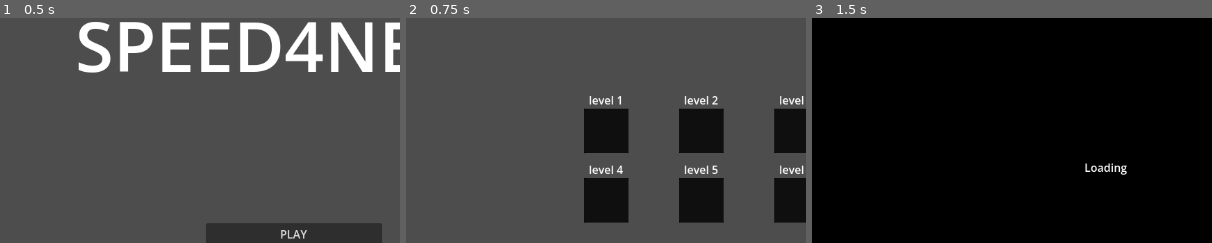
Above: before the commit, frames 1-3 (left to right).
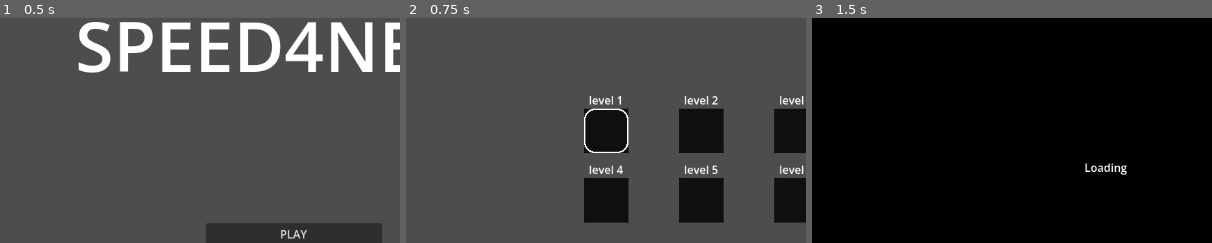
Above: after the commit, the same moments.

Repository: Lilianbazantay/Speed4Need
Game: Godot game, scene res://scenes/MainMenu/MainMenu.tscn
The game is run twice, just before and just after one commit, with the same random seed, the same clock (stepped at 60 frames per second) and the same inputs. The engine's default icon, where the game draws it, is replaced by a stand-in: a white triangle on a blue panel in a dark square.
Inputs (mouse positions are % of the whole screen's width and height, from its top left):
- Up to frame 1 (0.5 s): no input
- Up to frame 2 (0.75 s): click "PLAY" at 0.5 s
- Up to frame 3 (1.5 s): click (38, 42) at 1.27 s
The pictures show only the part of the screen within x 13-63%, y 17-67%; the shares and areas given below are measured in that part.

Frame 1 is identical in both runs. In frame 2, 0.4% of the frame differs, in the area x 44-56%, y 40-60%; in frame 3, nothing differs.

Commit message:
refactor(level_select): level selection logic

Diff:
--- a/scenes/level_select/level_icon.gd
+++ b/scenes/level_select/level_icon.gd
@@ -4,10 +4,6 @@
 
 @export var level_index: int = 0
 @export_file("*.tscn") var scene_path: String
-@export var next_up: LevelIcon
-@export var next_down: LevelIcon
-@export var next_left: LevelIcon
-@export var next_right: LevelIcon
 
 # Called when the node enters the scene tree for the first time.
 func _ready() -> void:
--- a/scenes/level_select/level_select.gd
+++ b/scenes/level_select/level_select.gd
@@ -7,18 +7,27 @@
 	$PlayerIcon.global_position = current_level.global_position
 
 func _input(event: InputEvent) -> void:
-	if event.is_action_pressed("ui_up") and current_level.next_up:
-		current_level = current_level.next_up
-		$PlayerIcon.global_position = current_level.global_position
-	if event.is_action_pressed("ui_down") and current_level.next_down:
-		current_level = current_level.next_down
-		$PlayerIcon.global_position = current_level.global_position
-	if event.is_action_pressed("ui_left") and current_level.next_left:
-		current_level = current_level.next_left
-		$PlayerIcon.global_position = current_level.global_position
-	if event.is_action_pressed("ui_right") and current_level.next_right:
-		current_level = current_level.next_right
-		$PlayerIcon.global_position = current_level.global_position
+	var idx = current_level.get_index()
+	if event.is_action_pressed("ui_up"):
+		# if not on upper line
+		if not (idx < $GridContainer.columns):
+			current_level = $GridContainer.get_child(idx - $GridContainer.columns)
+			$PlayerIcon.global_position = current_level.global_position
+	if event.is_action_pressed("ui_down"):
+		# if not on bottom line
+		if not ($GridContainer.get_child_count() - $GridContainer.columns <= idx):
+			current_level = $GridContainer.get_child(idx + $GridContainer.columns)
+			$PlayerIcon.global_position = current_level.global_position
+	if event.is_action_pressed("ui_left"):
+		# do not exit container
+		if 0 < idx:
+			current_level = $GridContainer.get_child(idx - 1)
+			$PlayerIcon.global_position = current_level.global_position
+	if event.is_action_pressed("ui_right"):
+		# do not exit container
+		if idx < $GridContainer.get_child_count() - 1:
+			current_level = $GridContainer.get_child(idx + 1)
+			$PlayerIcon.global_position = current_level.global_position
 
 	if event.is_action_pressed("ui_accept"):
 		if not current_level.scene_path:
--- a/scenes/level_select/level_select.tscn
+++ b/scenes/level_select/level_select.tscn
@@ -3,6 +3,7 @@
 [ext_resource type="Script" uid="uid://xo1l24u3xdfe" path="res://scenes/level_select/level_select.gd" id="1_jsq2b"]
 [ext_resource type="PackedScene" uid="uid://qv7dqu8taiae" path="res://scenes/level_select/level_icon.tscn" id="2_06eje"]
 [ext_resource type="PackedScene" uid="uid://noj40gcmeb0g" path="res://scenes/level_select/player_icon.tscn" id="3_yhcoq"]
+[ext_resource type="Texture2D" uid="uid://c3hnbrf5kd75m" path="res://Assets/selection_square.png" id="4_3c84o"]
 
 [node name="LevelSelect" type="Control" unique_id=548847070]
 layout_mode = 3
@@ -12,9 +13,6 @@
 grow_horizontal = 2
 grow_vertical = 2
 script = ExtResource("1_jsq2b")
-
-[node name="PlayerIcon" parent="." unique_id=735070891 instance=ExtResource("3_yhcoq")]
-layout_mode = 1
 
 [node name="GridContainer" type="GridContainer" parent="." unique_id=108116020]
 layout_mode = 1
@@ -33,48 +31,38 @@
 theme_override_constants/v_separation = 100
 columns = 3
 
-[node name="LevelIcon" parent="GridContainer" unique_id=1552134196 node_paths=PackedStringArray("next_down", "next_right") instance=ExtResource("2_06eje")]
+[node name="LevelIcon" parent="GridContainer" unique_id=1552134196 instance=ExtResource("2_06eje")]
 layout_mode = 2
 size_flags_horizontal = 2
 level_index = 1
 scene_path = "uid://cvbco5oubjo8"
-next_down = NodePath("../LevelIcon4")
-next_right = NodePath("../LevelIcon2")
 
-[node name="LevelIcon2" parent="GridContainer" unique_id=205646348 node_paths=PackedStringArray("next_down", "next_left", "next_right") instance=ExtResource("2_06eje")]
+[node name="LevelIcon2" parent="GridContainer" unique_id=205646348 instance=ExtResource("2_06eje")]
 layout_mode = 2
 size_flags_horizontal = 2
 level_index = 2
 scene_path = "uid://b6od7uc6xc6vb"
-next_down = NodePath("../LevelIcon5")
-next_left = NodePath("../LevelIcon")
-next_right = NodePath("../LevelIcon3")
 
-[node name="LevelIcon3" parent="GridContainer" unique_id=1405662643 node_paths=PackedStringArray("next_down", "next_left") instance=ExtResource("2_06eje")]
+[node name="LevelIcon3" parent="GridContainer" unique_id=1405662643 instance=ExtResource("2_06eje")]
 layout_mode = 2
 size_flags_horizontal = 2
 level_index = 3
-next_down = NodePath("../LevelIcon6")
-next_left = NodePath("../LevelIcon2")
 
-[node name="LevelIcon4" parent="GridContainer" unique_id=2008233529 node_paths=PackedStringArray("next_up", "next_right") instance=ExtResource("2_06eje")]
+[node name="LevelIcon4" parent="GridContainer" unique_id=2008233529 instance=ExtResource("2_06eje")]
 layout_mode = 2
 size_flags_horizontal = 2
 level_index = 4
-next_up = NodePath("../LevelIcon")
-next_right = NodePath("../LevelIcon5")
 
-[node name="LevelIcon5" parent="GridContainer" unique_id=466600180 node_paths=PackedStringArray("next_up", "next_left", "next_right") instance=ExtResource("2_06eje")]
+[node name="LevelIcon5" parent="GridContainer" unique_id=466600180 instance=ExtResource("2_06eje")]
 layout_mode = 2
 size_flags_horizontal = 2
 level_index = 5
-next_up = NodePath("../LevelIcon2")
-next_left = NodePath("../LevelIcon4")
-next_right = NodePath("../LevelIcon6")
 
-[node name="LevelIcon6" parent="GridContainer" unique_id=943180301 node_paths=PackedStringArray("next_up", "next_left") instance=ExtResource("2_06eje")]
+[node name="LevelIcon6" parent="GridContainer" unique_id=943180301 instance=ExtResource("2_06eje")]
 layout_mode = 2
 size_flags_horizontal = 2
 level_index = 6
-next_up = NodePath("../LevelIcon3")
-next_left = NodePath("../LevelIcon5")
+
+[node name="PlayerIcon" parent="." unique_id=735070891 instance=ExtResource("3_yhcoq")]
+layout_mode = 1
+texture = ExtResource("4_3c84o")
Binary file added: Assets/selection_square.png
Not shown, added: Assets/selection_square.png.import
